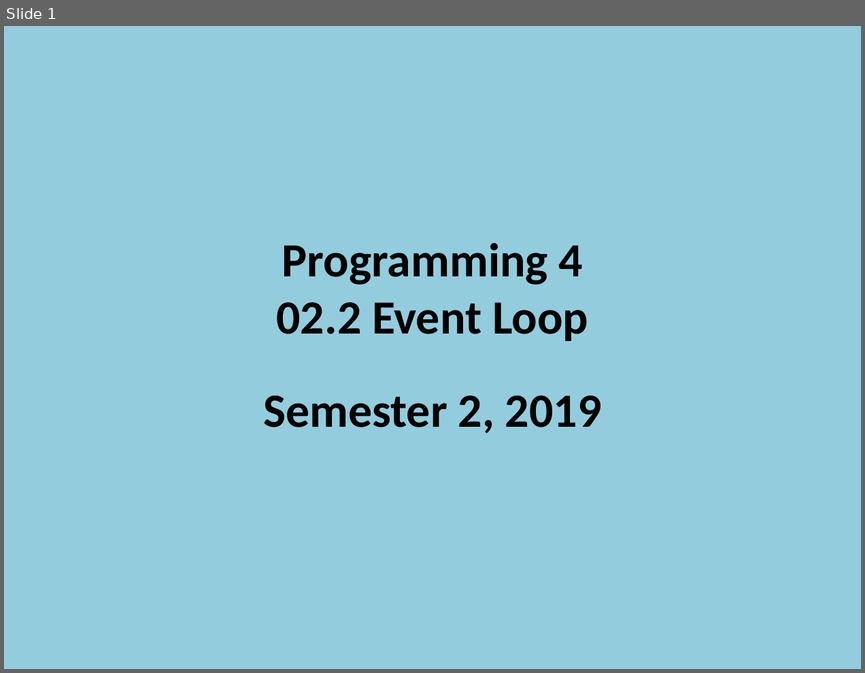
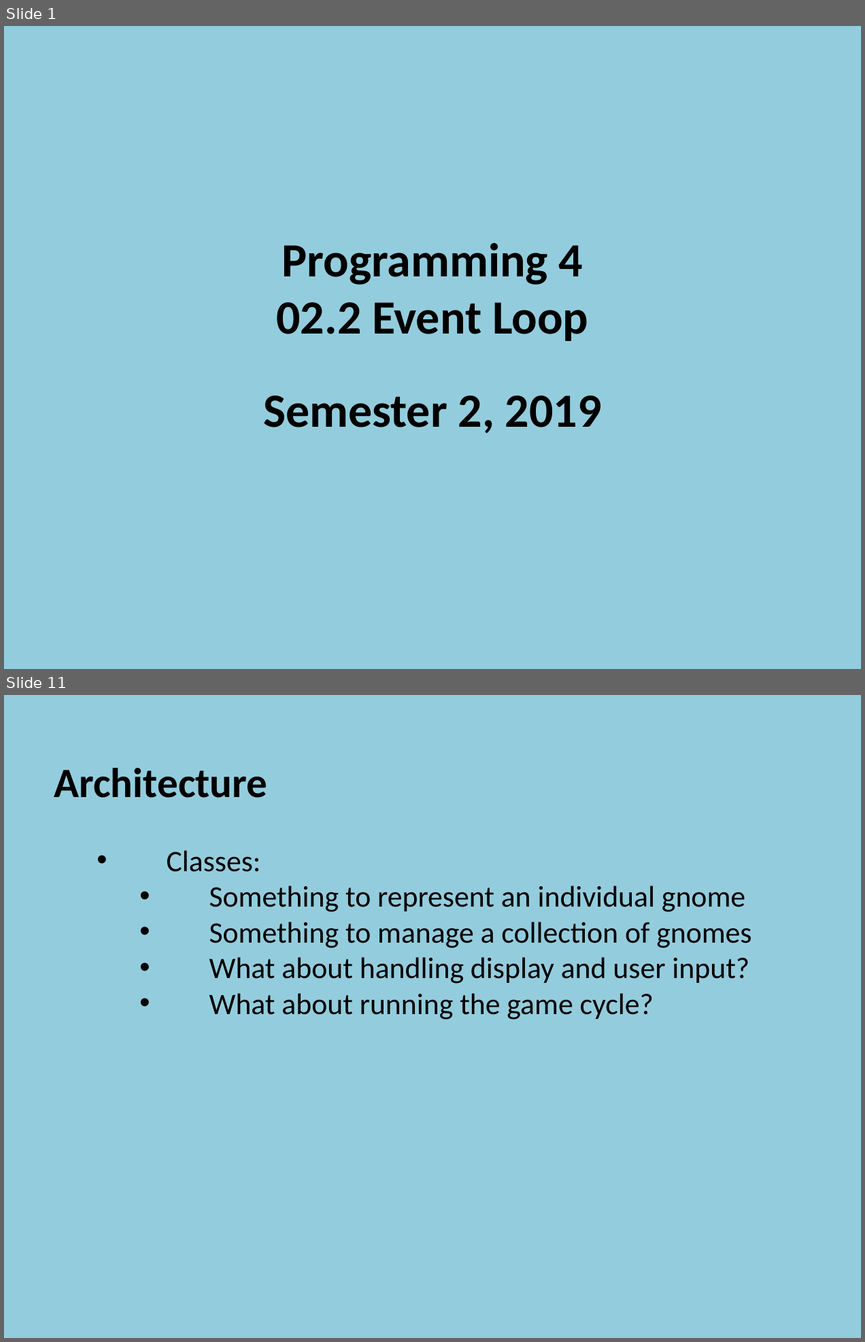
Before and after one commit to szetko/course-materials, a slide deck: Programming 4/02.2 Event Loops/02.2 Event Loops.pptx. Shown one above the other, each under a label of ours: slide 1 before the commit, slides 1 and 11 after it; the slides between them are not shown. The pictures are 865x673 and 865x1342 pixels, drawn with LibreOffice and Linux fonts; fonts in the diff are those of the drawing. Boxes give left, top, right and bottom in pixels: in the first picture for what was removed or moved away, otherwise in the second. Text is boxed around its words. In the diff, an @@ line names an element or a change of style, - is before the commit and + after.

```diff
--- a/Programming 4/02.2 Event Loops/02.2 Event Loops.pptx
+++ b/Programming 4/02.2 Event Loops/02.2 Event Loops.pptx
@@ slide 11 added at <box>4,695,861,1338</box>, background #93CDDD @@
@@ text added at <box>54,768,751,1019</box>, 25 pt, text #000000 @@
+  Architecture
+    • Classes:
+      • Something to represent an individual gnome
+      • Something to manage a collection of gnomes
+      • What about handling display and user input?
+      • What about running the game cycle?
```
Also in this commit, not shown: 4 slides changed, 17 other slides added, 21 slides removed, 2 other files.
